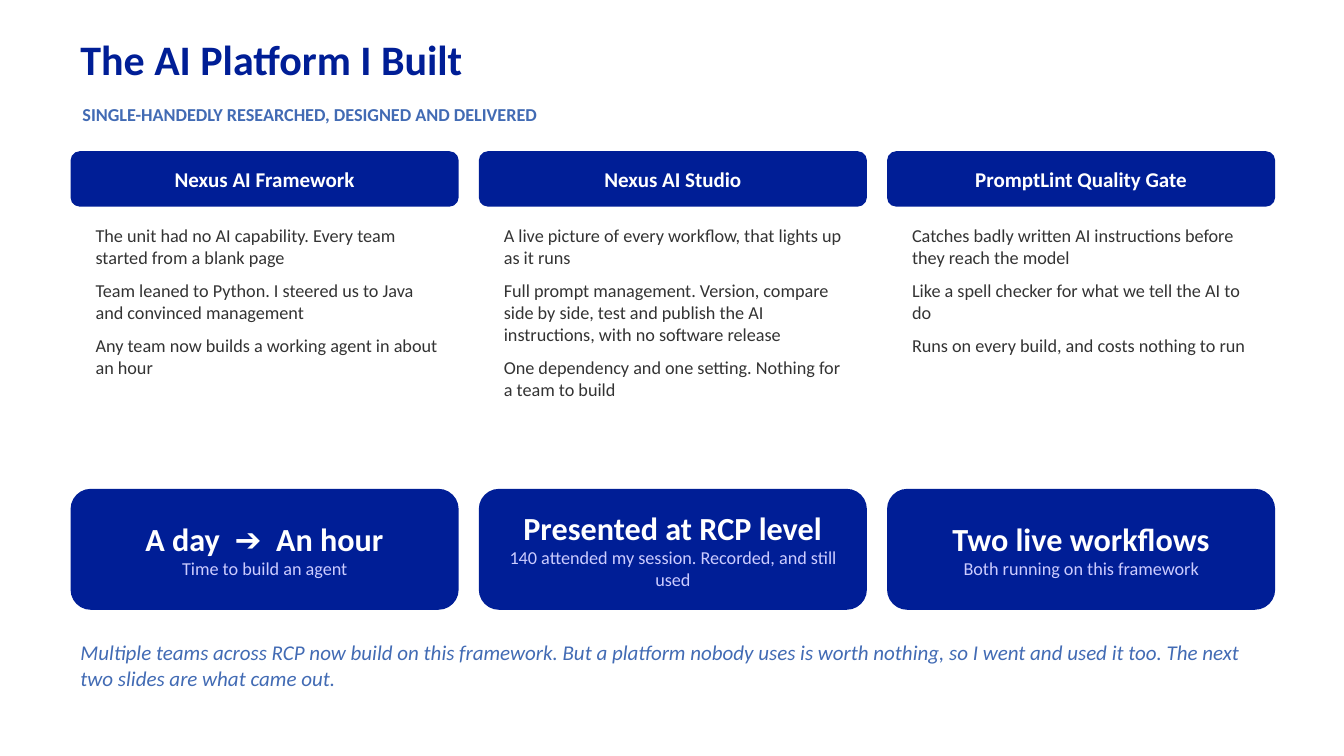
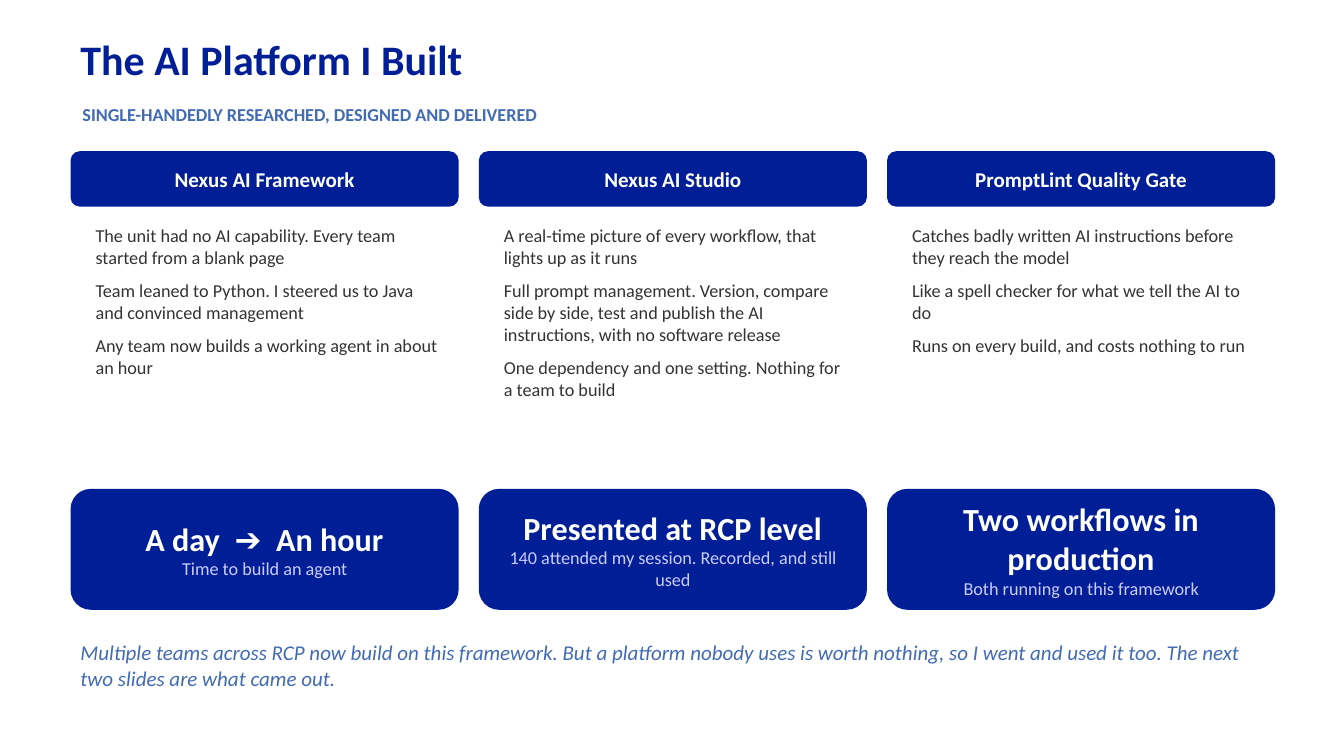
Before and after one commit to Eainde/promo, a slide deck: slide 3 of second_round/promotion_presentation_second_round.pptx. Drawn at 1344x756 pixels with LibreOffice and Linux fonts; fonts in the diff are those of the drawing. Boxes give left, top, right and bottom in pixels: in the first picture for what was removed or moved away, otherwise in the second. Text is boxed around its words. In the diff, an @@ line names an element or a change of style, - is before the commit and + after.

```diff
--- a/second_round/promotion_presentation_second_round.pptx
+++ b/second_round/promotion_presentation_second_round.pptx
@@ text at <box>504,229,816,267</box>: text changed @@
-A live picture of every workflow, that lights up as it runs
+A real-time picture of every workflow, that lights up as it runs
@@ text in rounded rectangle at <box>963,508,1199,575</box>: text changed @@
-Two live workflows
+Two workflows in production
```
Also in this commit, not shown: 3 other slides changed, 13 other files.
